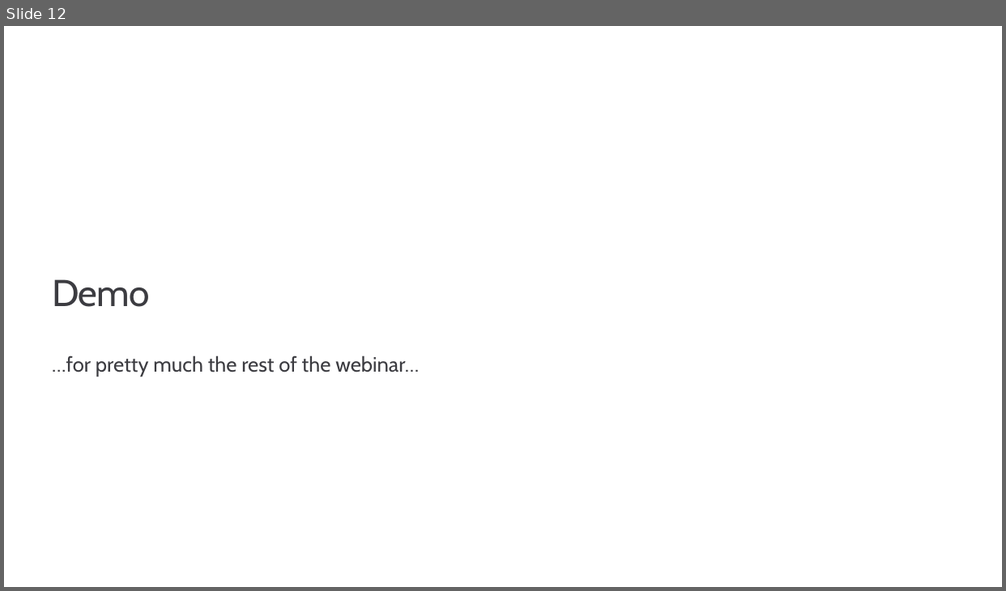
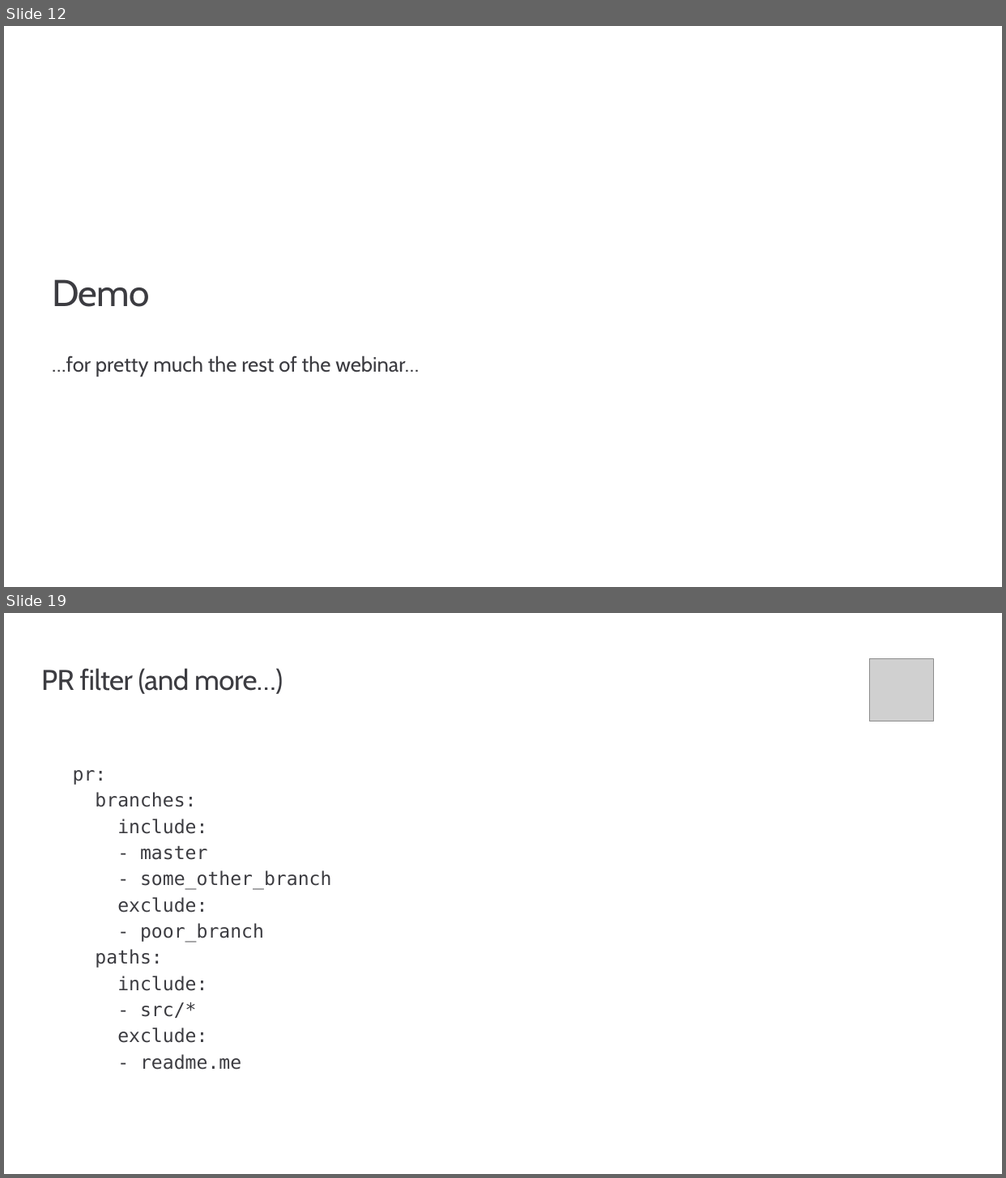
Before and after one commit to msusdev/Azure-pipelines-with-GitHub, a slide deck: Presentations/Continuous integration with GitHub and Azure/Continuous integration with GitHub and Azure.pptx. Shown one above the other, each under a label of ours: slide 12 before the commit, slides 12 and 19 after it; the slides between them are not shown. The pictures are 1006x591 and 1006x1178 pixels, drawn with LibreOffice and Linux fonts; fonts in the diff are those of the drawing; grey boxes stand for pictures; background and template pictures are left out. Boxes give left, top, right and bottom in pixels: in the first picture for what was removed or moved away, otherwise in the second. Text is boxed around its words. In the diff, an @@ line names an element or a change of style, - is before the commit and + after.

```diff
--- a/Presentations/Continuous integration with GitHub and Azure/Continuous integration with GitHub and Azure.pptx
+++ b/Presentations/Continuous integration with GitHub and Azure/Continuous integration with GitHub and Azure.pptx
@@ slide 19 added at (x1=4, y1=613, x2=1002, y2=1174), background #FFFFFF @@
@@ picture added at (x1=869, y1=658, x2=933, y2=721) @@
@@ title added at (x1=41, y1=668, x2=283, y2=694), 27.4 pt, text #3C3C41 @@
+PR filter (and more…)
@@ text added at (x1=73, y1=770, x2=331, y2=1070), 18 pt, text #3C3C41 @@
+pr:
+branches:
+include:
+- master
+- some_other_branch
+exclude:
+- poor_branch
+paths:
+include:
+- src/*
+exclude:
+- readme.me
```
Also in this commit, not shown: 18 other slides added.
